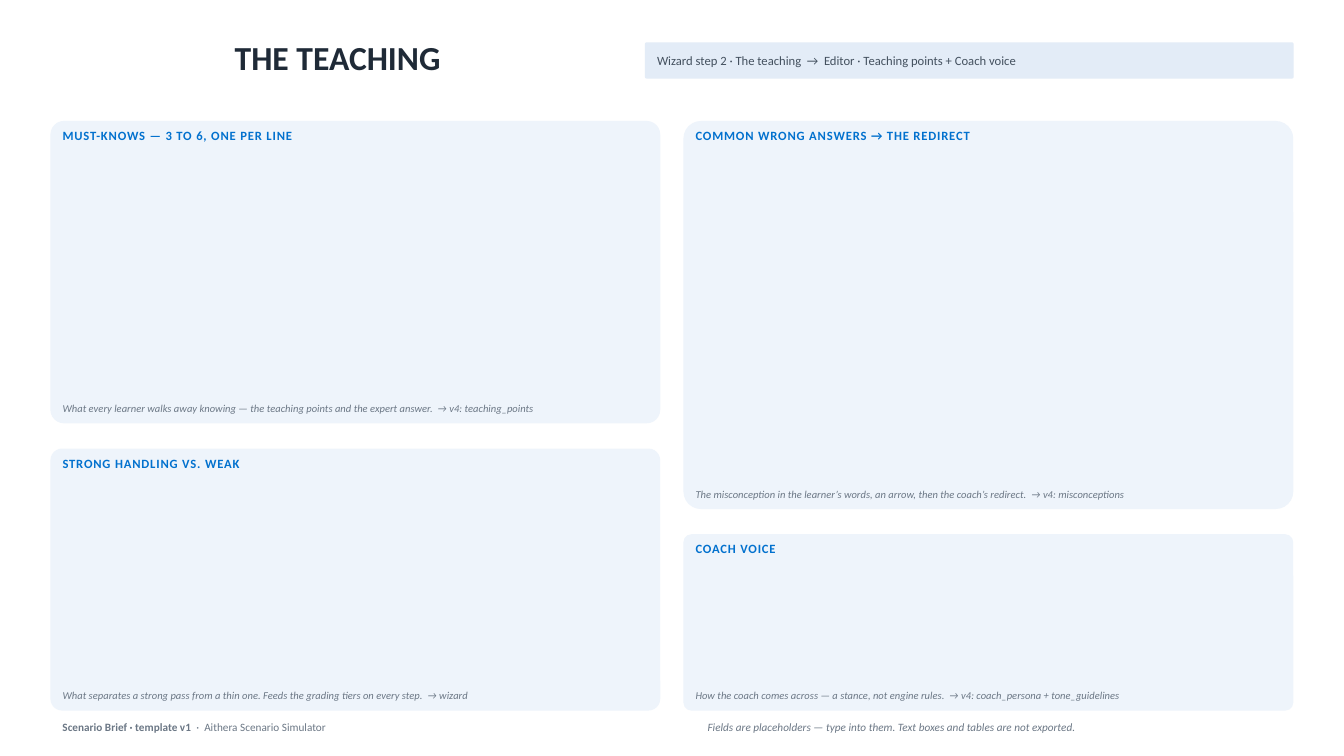
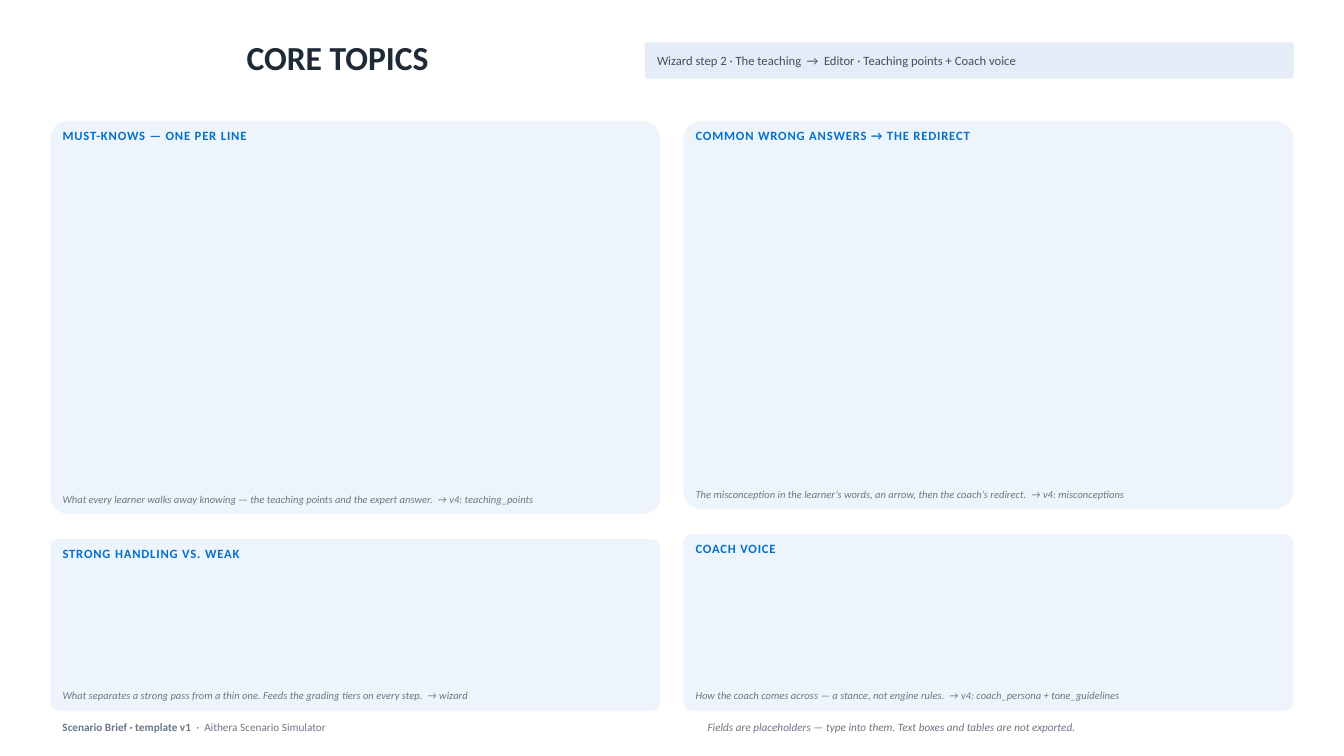
Before and after one commit to chris-alvarez-ctr-vectorsolutions/aithera, a slide deck: slide 4 of products/aithera/scenario-simulator/docs/templates/scenario-brief-template.pptx. Drawn at 1344x756 pixels with LibreOffice and Linux fonts; fonts in the diff are those of the drawing. Boxes give left, top, right and bottom in pixels: in the first picture for what was removed or moved away, otherwise in the second. Text is boxed around its words. In the diff, an @@ line names an element or a change of style, - is before the commit and + after.

```diff
--- a/products/aithera/scenario-simulator/docs/templates/scenario-brief-template.pptx
+++ b/products/aithera/scenario-simulator/docs/templates/scenario-brief-template.pptx
@@ title at [247, 48, 429, 71]: text changed @@
-THE TEACHING
+CORE TOPICS
@@ rounded rectangle: place and size @@
-rounded rectangle at [50, 121, 660, 423]
+rounded rectangle at [50, 121, 660, 514]
@@ text at [63, 131, 247, 140]: text changed @@
-MUST-KNOWS — 3 TO 6, ONE PER LINE
+MUST-KNOWS — ONE PER LINE
@@ text "What every learner walks away ...": place and size @@
-text "What every learner walks away ..." at [63, 405, 534, 414]
+text "What every learner walks away ..." at [63, 496, 534, 505]
@@ text "STRONG HANDLING VS. WEAK": place and size @@
-text "STRONG HANDLING VS. WEAK" at [63, 459, 239, 468]
+text "STRONG HANDLING VS. WEAK" at [63, 549, 239, 558]
@@ rounded rectangle: place and size @@
-rounded rectangle at [50, 449, 660, 711]
+rounded rectangle at [50, 539, 660, 711]
```
Also in this commit, not shown: 7 other slides changed, 1 slide added, 1 slide removed, 19 other files.
